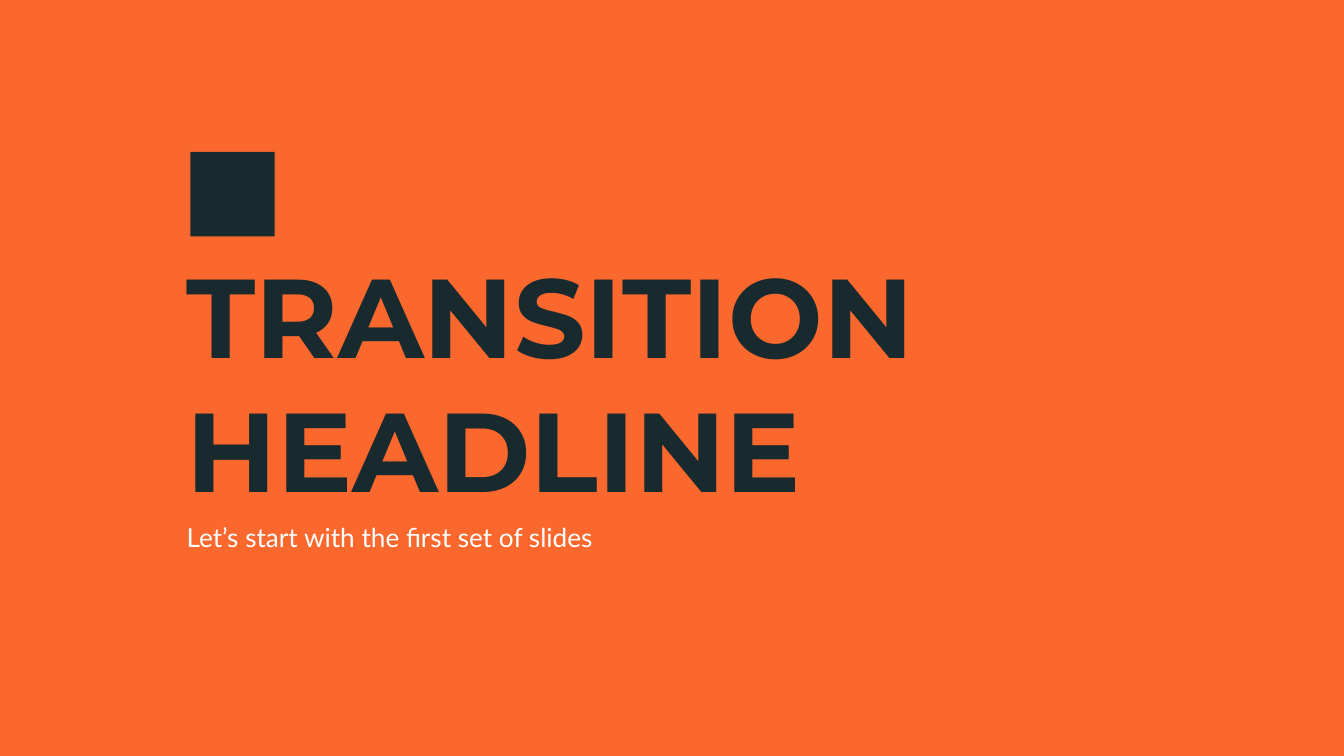
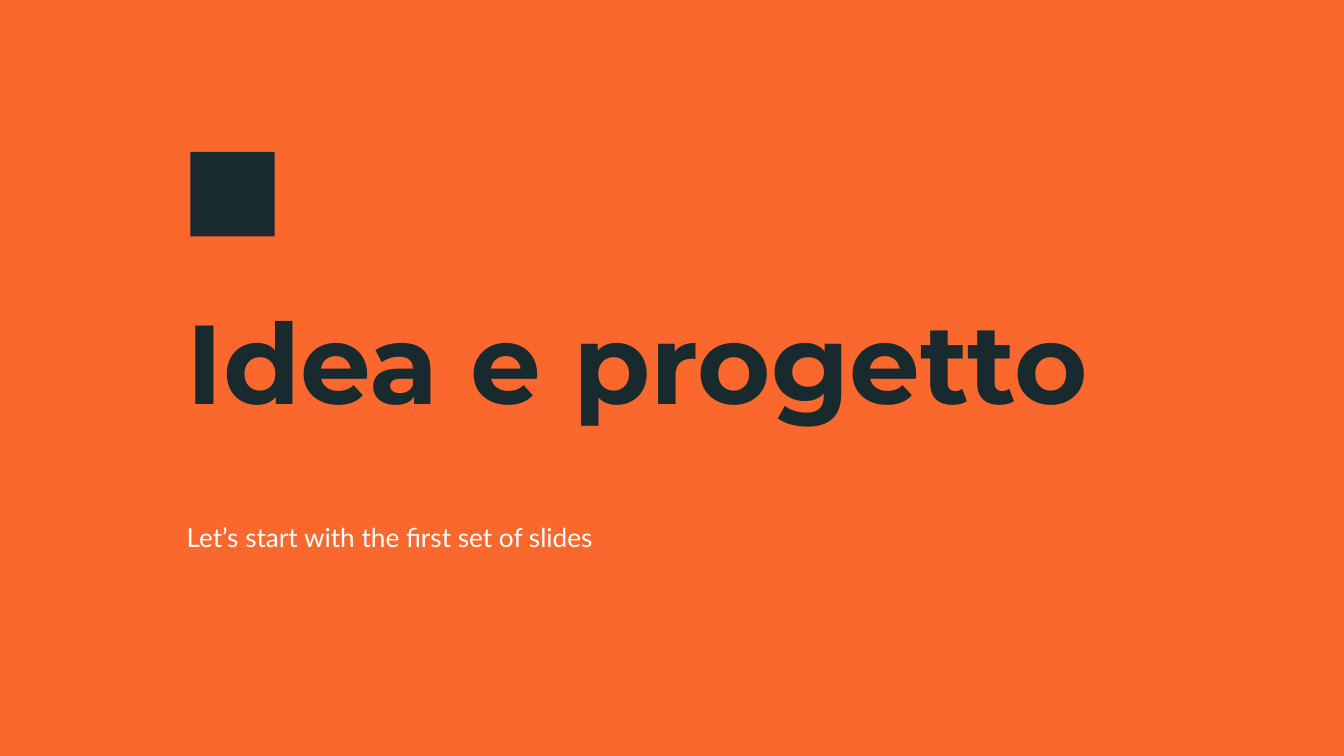
Before and after one commit to danielegenta/ArtReader, a slide deck: slide 4 of ArtReader-Presentazione.pptx. Drawn at 1344x756 pixels with LibreOffice and Linux fonts; fonts in the diff are those of the drawing. Boxes give left, top, right and bottom in pixels: in the first picture for what was removed or moved away, otherwise in the second. Text is boxed around its words. In the diff, an @@ line names an element or a change of style, - is before the commit and + after.

```diff
--- a/ArtReader-Presentazione.pptx
+++ b/ArtReader-Presentazione.pptx
@@ title at bbox=[187, 321, 1088, 427]: text changed @@
-TRANSITION HEADLINE
+Idea e progetto
```
Also in this commit, not shown: 6 other slides changed, 8 slides added, 9 slides removed, 7 other files.
